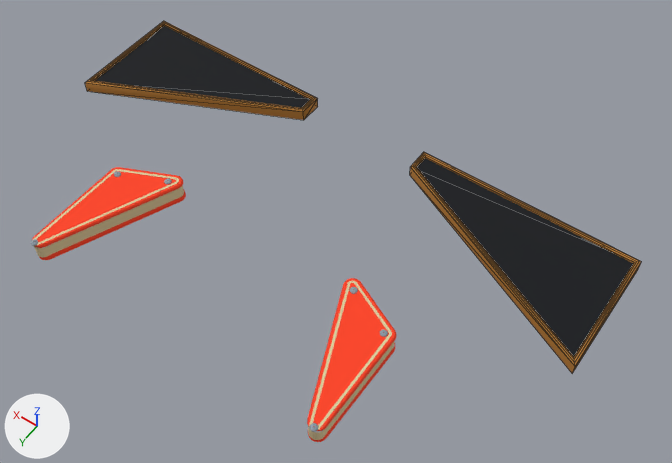
The COLLADA model Art/Models/premium/common-plastics.dae: old version first, new version second.
Before and after are seen from a 50 mm camera at (-0.642, -0.236, 1.153) aimed at (-0.125, -0.96, 0.015). Lighting does not change. The marker at lower left points along +X, +Y and +Z. The picture after the commit comes second. Mesh edges are drawn as thin lines on the coarser meshes.

Names of what the first picture shows: 'accent', 'cabinet_shell', 'enamel', 'sling_lens_0', 'sling_lens_1' and 1 more.
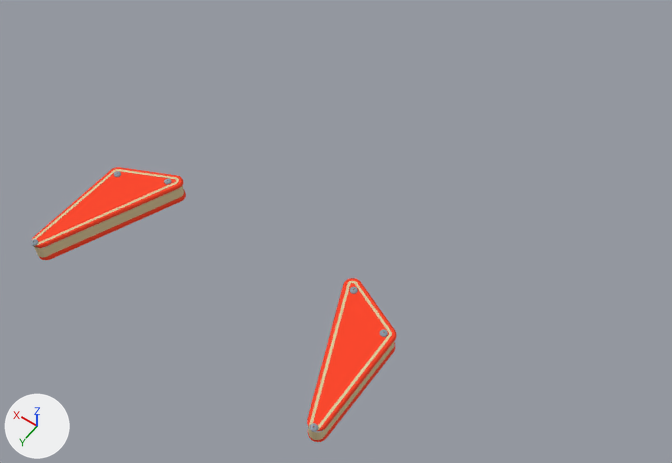
Scene script edits in JSON lines:
```json
{"op": "remove", "block": "ob_cabinet_shell", "code": ["ob_cabinet_shell = bpy.data.objects.new('cabinet_shell', me_cabinet_shell)", "ob_cabinet_shell.location = (0.0, 0.0, 0.0)"]}
{"op": "remove", "block": "ob_accent", "code": ["ob_accent = bpy.data.objects.new('accent', me_accent)", "ob_accent.location = (0.0, 0.0, 0.0)"]}
```

Location of each change, [x1, y1, x2, y2] in pixels of the pictures (672 x 463 px):
```json
{"object": "cabinet_shell", "change": "deleted", "before": [95, 26, 634, 356]}
{"object": "accent", "change": "deleted", "before": [85, 21, 641, 373]}
```
